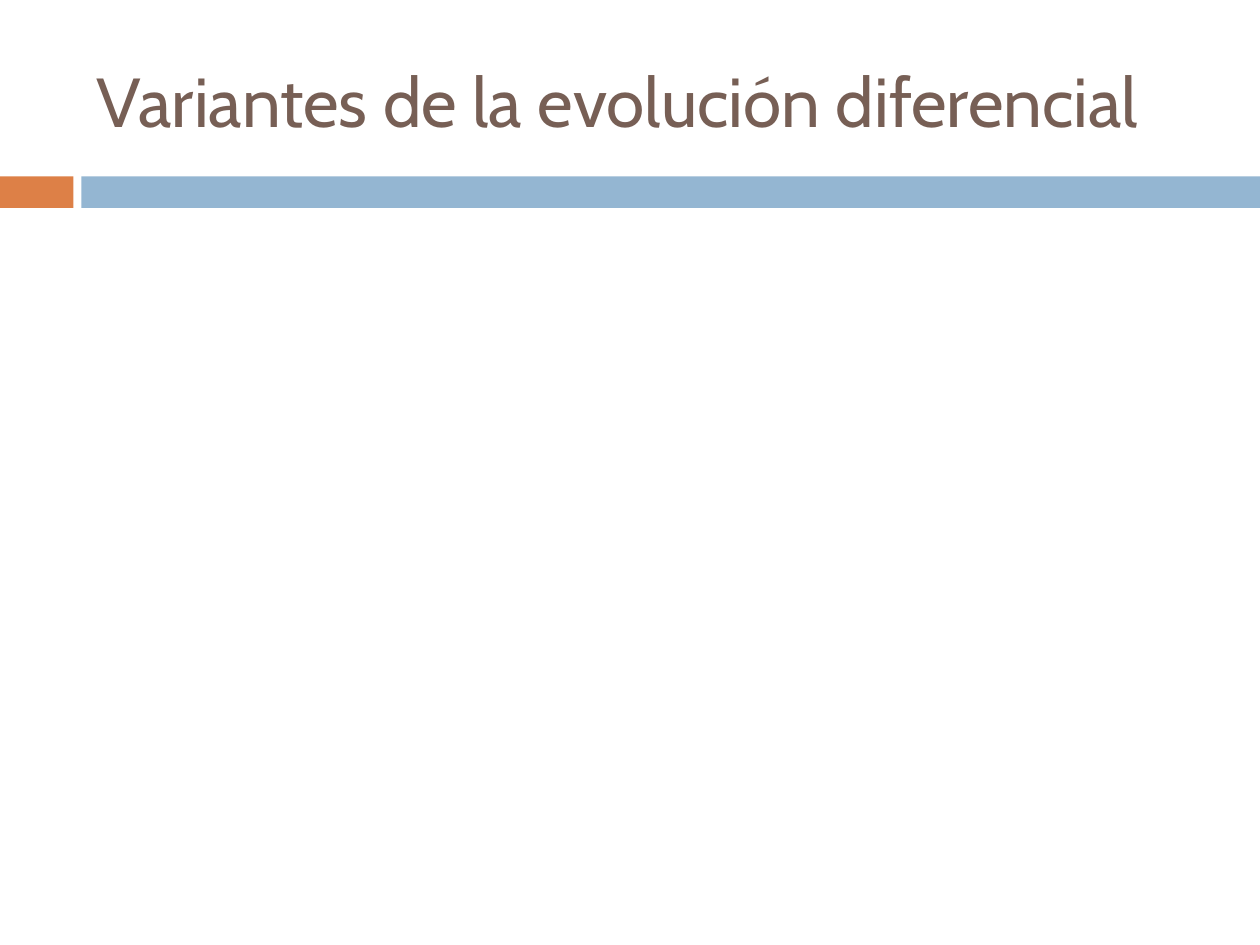
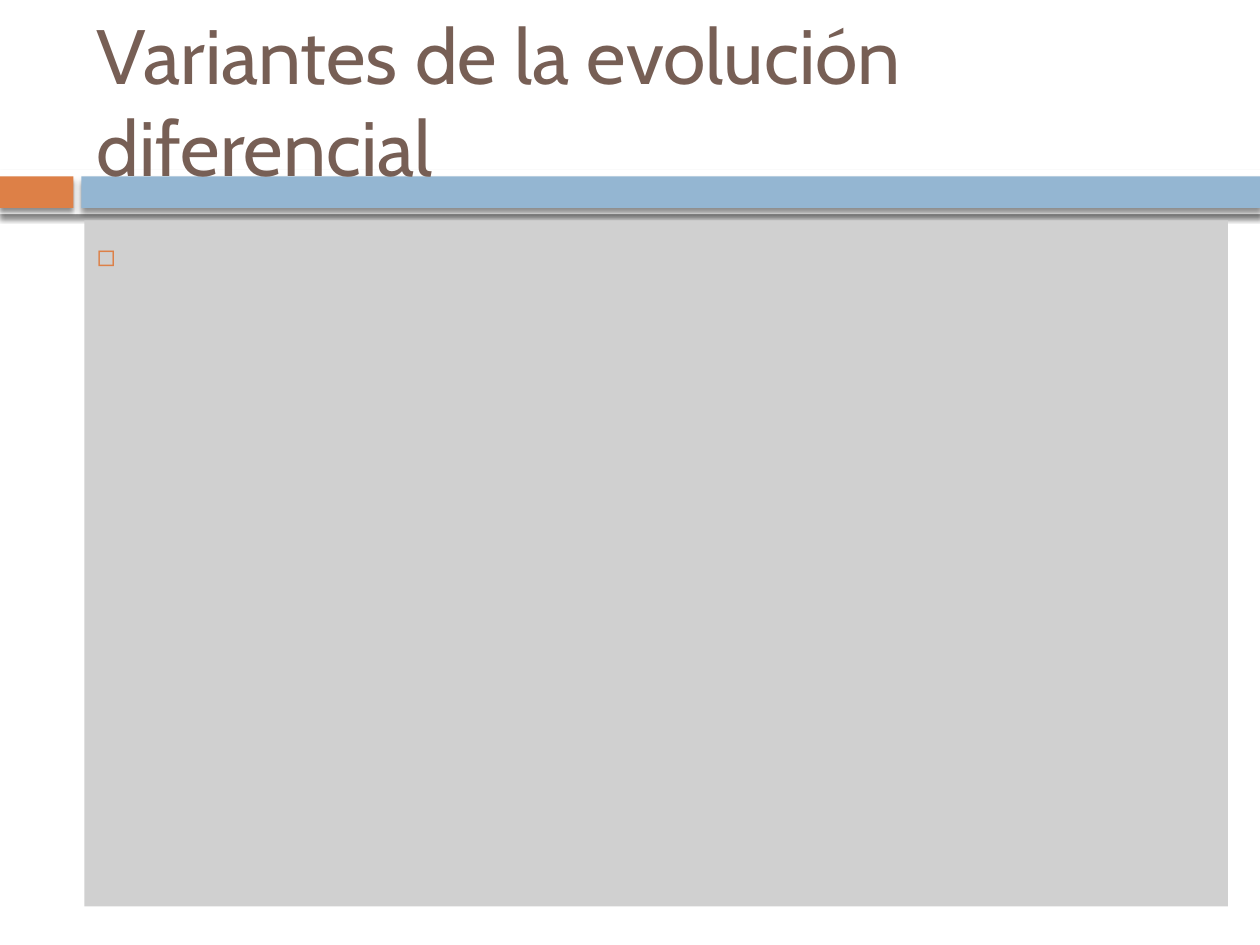
Before and after one commit to cristinaojer/TFG, a slide deck: slide 55 of doc/PSO_DE.pptx. Drawn at 1260x945 pixels with LibreOffice and Linux fonts; fonts in the diff are those of the drawing; grey boxes stand for pictures. Boxes give left, top, right and bottom in pixels: in the first picture for what was removed or moved away, otherwise in the second. Text is boxed around its words. In the diff, an @@ line names an element or a change of style, - is before the commit and + after.

```diff
--- a/doc/PSO_DE.pptx
+++ b/doc/PSO_DE.pptx
@@ text "Variantes de la evolución diferencial" at bbox=[97, 26, 901, 193]: size 39.6 to 44 pt @@
@@ rectangle at bbox=[0, 176, 73, 208]: shadow on @@
@@ rectangle added at bbox=[0, 170, 1260, 214], fill #FFFFFF @@
@@ rectangle at bbox=[82, 176, 1260, 208]: shadow on @@
@@ picture added at bbox=[84, 220, 1227, 906] @@
```
Also in this commit, not shown: 53 other slides changed, 12 slides added, 12 slides removed, 39 other files.
